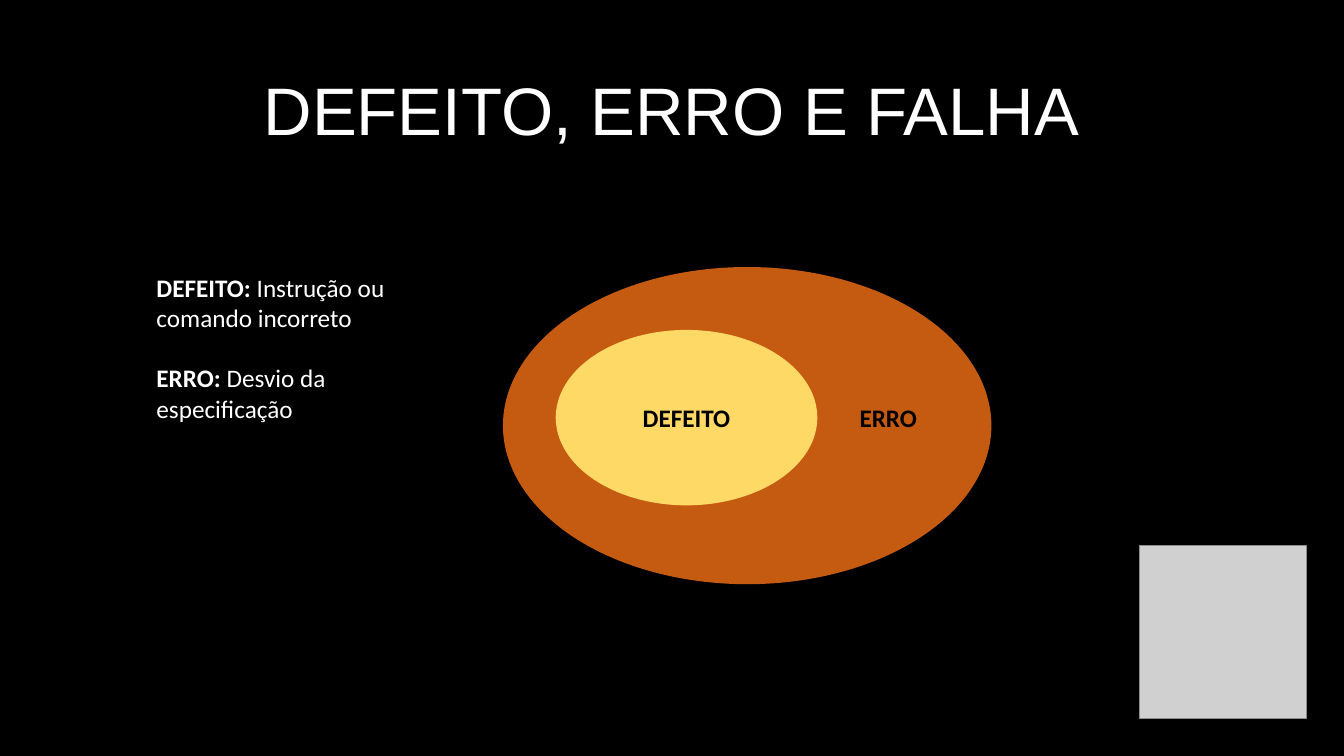
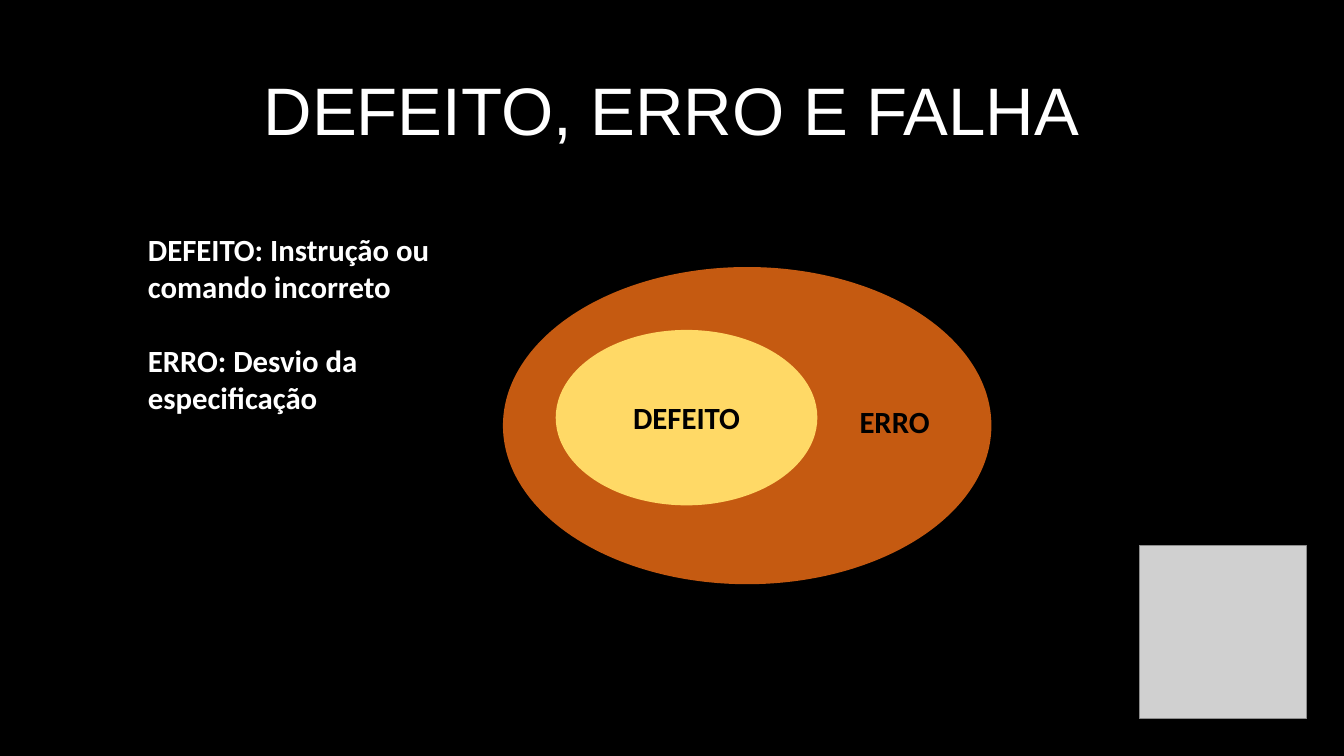
Before and after one commit to matheusclaudino/test-software, a slide deck: slide 20 of apresentacao/Apresentação - Teste de Software.pptx (slide 13 before the commit). Drawn at 1344x756 pixels with LibreOffice and Linux fonts; fonts in the diff are those of the drawing; grey boxes stand for pictures. Boxes give left, top, right and bottom in pixels: in the first picture for what was removed or moved away, otherwise in the second. Text is boxed around its words. In the diff, an @@ line names an element or a change of style, - is before the commit and + after.

```diff
--- a/apresentacao/Apresentação - Teste de Software.pptx
+++ b/apresentacao/Apresentação - Teste de Software.pptx
@@ text "DEFEITO: Instrução ou comando incorreto ...": place and size @@
-text "DEFEITO: Instrução ou comando incorreto ..." at <box>156,280,385,423</box>
+text "DEFEITO: Instrução ou comando incorreto ..." at <box>148,240,429,414</box>
@@ text "DEFEITO: Instrução ou comando incorreto ..." at <box>148,240,429,414</box>: size 18 to 22 pt; bold on in "Instrução ou comando incorreto Desvio da especificação" @@
@@ ellipse "DEFEITO" at <box>556,330,818,505</box>: size 18 to 22 pt @@
@@ text "ERRO" at <box>860,413,930,433</box>: size 18 to 22 pt @@
```
Also in this commit, not shown: 22 other slides changed, 10 slides added, 3 other files.
